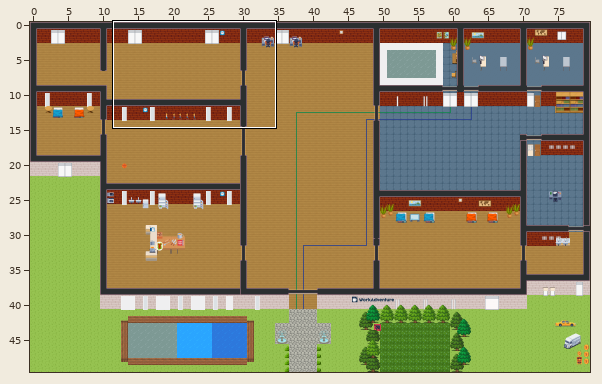
A Tiled map (JSON) gets an edit: map.tmj. The first picture is a wide view before the edit; the outline marks the close-up.
Close-up. Before:
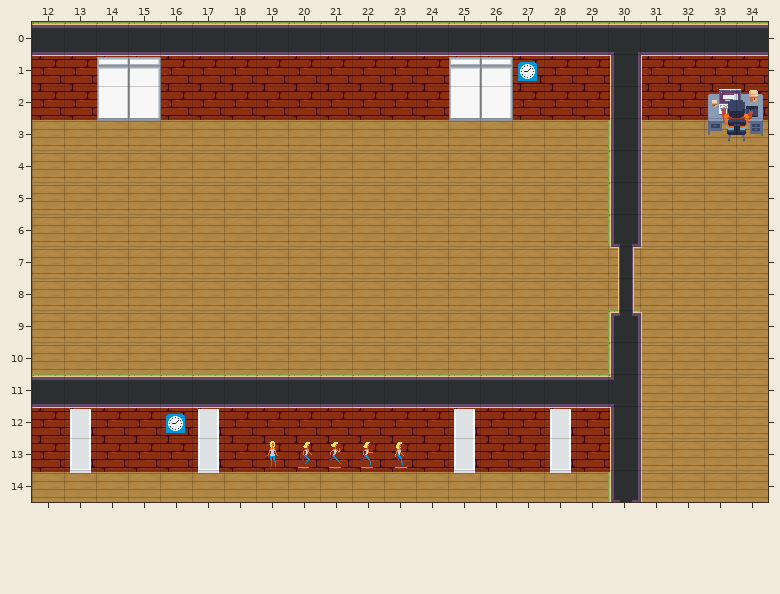
Cells are 32x32 px. Shown: x 12..34, y 0..14.
New version:
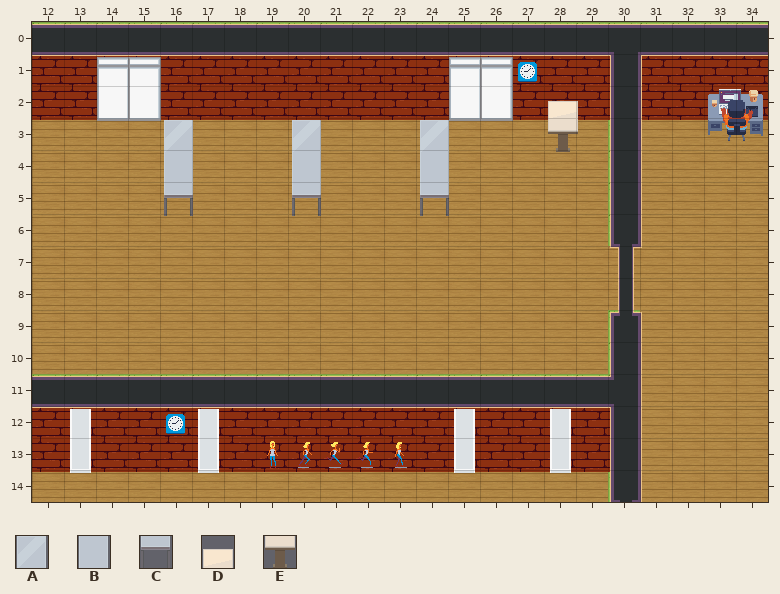
Key: from "WA_Tables": A 8, B 18, C 28, D 42, E 52.
_ is an empty cell.
Difference:
Layer "Mobilier vue Haut":
y 2: x 28 _ -> D
y 3: x 16 _ -> A; x 20 _ -> A; x 24 _ -> A; x 28 _ -> E
y 4: x 16 _ -> B; x 20 _ -> B; x 24 _ -> B
y 5: x 16 _ -> C; x 20 _ -> C; x 24 _ -> C
Boxes around the changes in both close-ups, in picture pixels (x1, y1, x2, y2):
added: (548, 101, 578, 152)
added: (164, 120, 193, 216)
added: (292, 120, 321, 216)
added: (420, 120, 449, 216)
